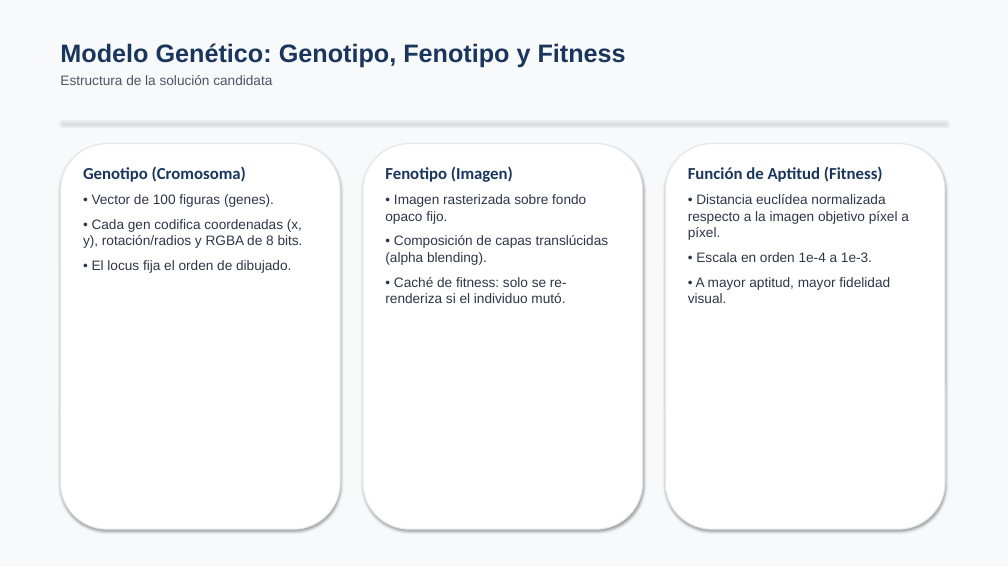
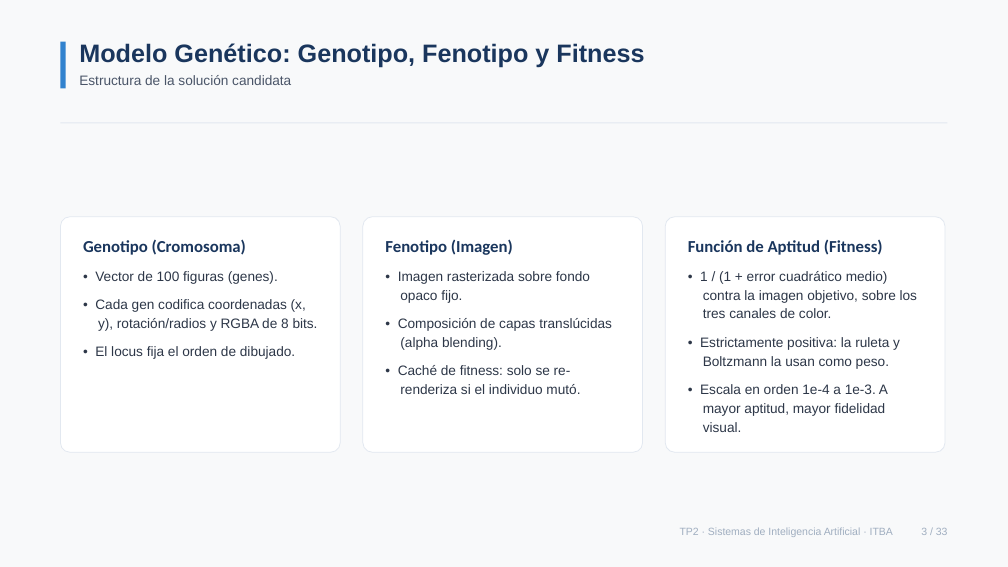
Before and after one commit to cgarros33/sia-tp2, a slide deck: slide 3 of docs/presentacion/presentacion_tp2.pptx. Drawn at 1008x567 pixels with LibreOffice and Linux fonts; fonts in the diff are those of the drawing. Boxes give left, top, right and bottom in pixels: in the first picture for what was removed or moved away, otherwise in the second. Text is boxed around its words. In the diff, an @@ line names an element or a change of style, - is before the commit and + after.

Commit message:
Rehago la composición de la presentación y la regenero

```diff
--- a/docs/presentacion/presentacion_tp2.pptx
+++ b/docs/presentacion/presentacion_tp2.pptx
@@ rectangle at [0, 0, 1008, 567]: shadow off @@
@@ rectangle added at [60, 42, 66, 88], fill #3182CE @@
@@ text "Modelo Genético: Genotipo, Fenotipo y ...": place and size @@
-text "Modelo Genético: Genotipo, Fenotipo y ..." at [60, 43, 626, 85]
+text "Modelo Genético: Genotipo, Fenotipo y ..." at [79, 43, 644, 85]
@@ rectangle at [60, 123, 948, 123]: shadow off @@
@@ rounded rectangle: place and size @@
-rounded rectangle at [60, 144, 340, 529]
+rounded rectangle at [60, 217, 340, 452]
@@ rounded rectangle: place and size @@
-rounded rectangle at [363, 144, 643, 529]
+rounded rectangle at [363, 217, 643, 452]
@@ outline #E2E8F0 1 pt to #E2E8F0 0.75 pt; shadow off; proportions changed in 3 elements at [60, 217, 340, 452], [363, 217, 643, 452], [665, 217, 945, 452] @@
@@ rounded rectangle: place and size @@
-rounded rectangle at [665, 144, 945, 529]
+rounded rectangle at [665, 217, 945, 452]
@@ 3 texts: place and size @@
-3 texts at [83, 166, 909, 303]
+3 texts at [83, 239, 917, 432]
@@ text at [95, 271, 318, 359]: indent changed; line spacing 1 to 1.15; more space between paragraphs @@
@@ text at [398, 271, 612, 394]: indent changed; line spacing 1 to 1.15; more space between paragraphs @@
@@ text at [700, 271, 917, 432]: text changed @@
-• Distancia euclídea normalizada respecto a la imagen objetivo píxel a píxel.
-• Escala en orden 1e-4 a 1e-3.
-• A mayor aptitud, mayor fidelidad visual.
+• 1 / (1 + error cuadrático medio) contra la imagen objetivo, sobre los tres canales de color.
+• Estrictamente positiva: la ruleta y Boltzmann la usan como peso.
+• Escala en orden 1e-4 a 1e-3. A mayor aptitud, mayor fidelidad visual.
@@ text added at [680, 527, 948, 537], 10 pt, text #A0AEC0 @@
+TP2 · Sistemas de Inteligencia Artificial · ITBA 3 / 33
```
Also in this commit, not shown: 32 other slides changed, 1 other file.
